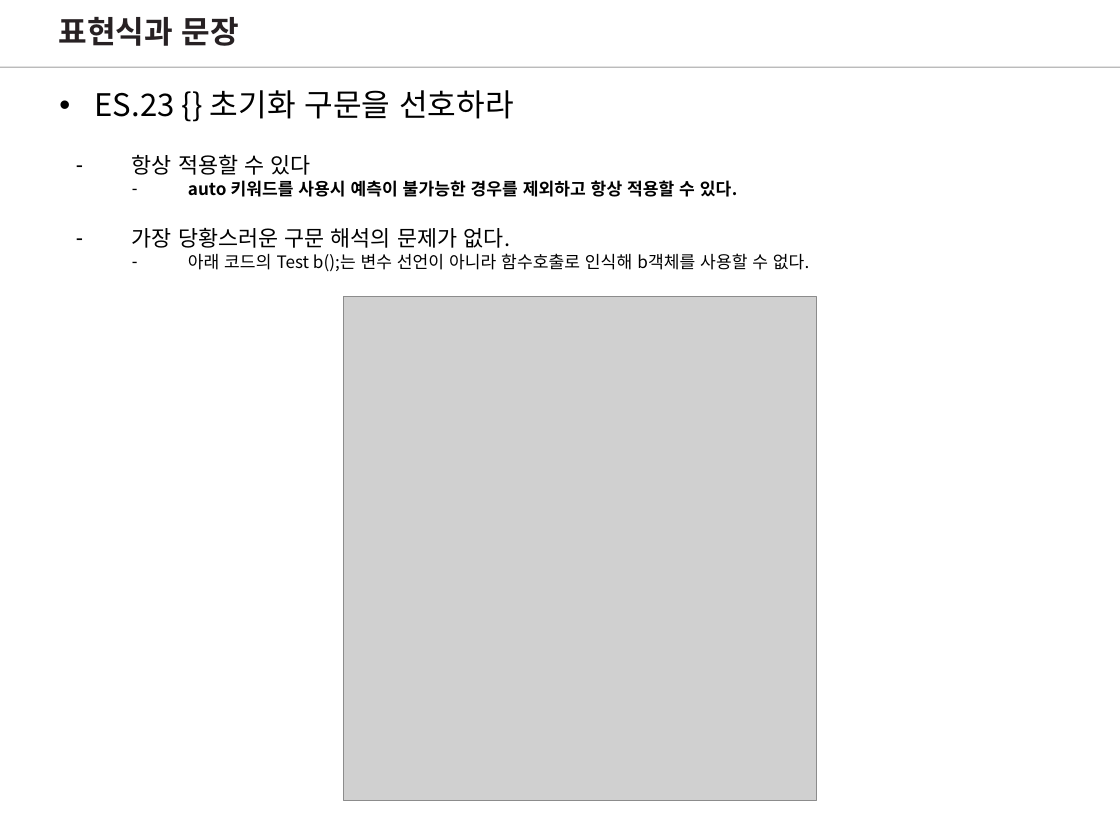
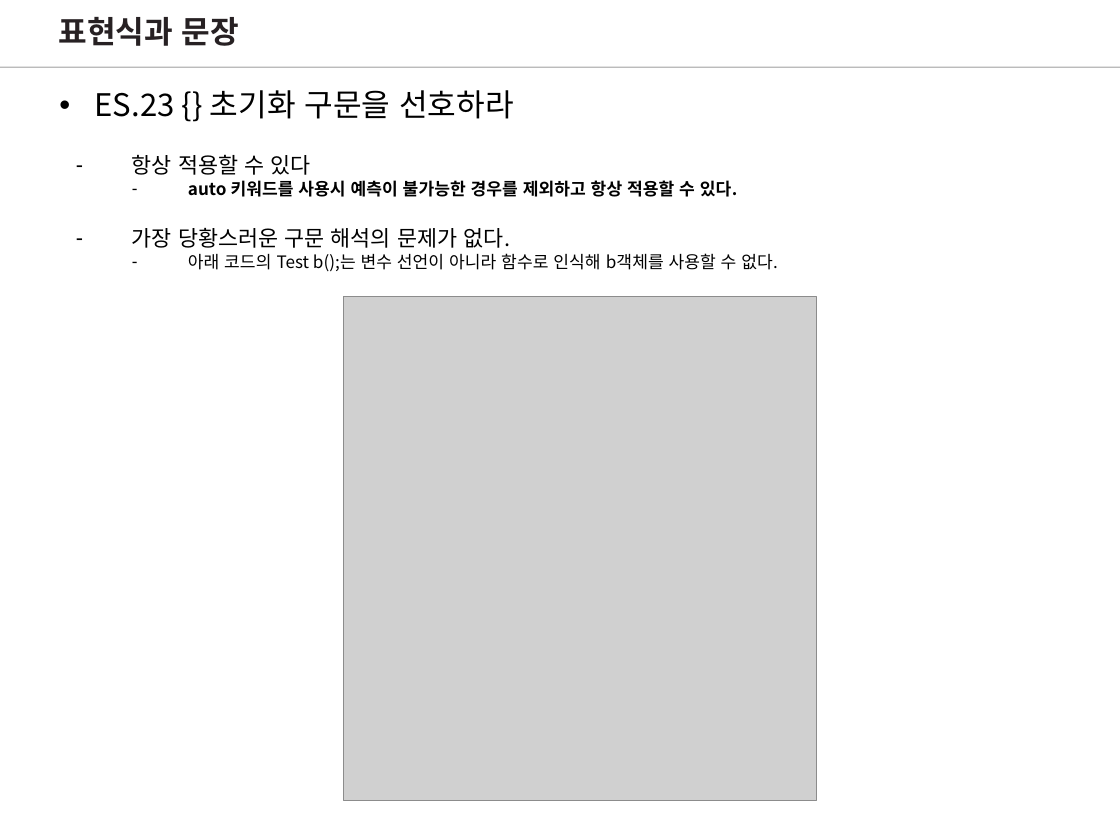
Before and after one commit to wjdgh2910a/CPP_Core_Guidelines_Study, a slide deck: slide 7 of CoreGuideLinesStudy_3.pptx. Drawn at 1120x840 pixels with LibreOffice and Linux fonts; fonts in the diff are those of the drawing; grey boxes stand for pictures. Boxes give left, top, right and bottom in pixels: in the first picture for what was removed or moved away, otherwise in the second. Text is boxed around its words. In the diff, an @@ line names an element or a change of style, - is before the commit and + after.

```diff
--- a/CoreGuideLinesStudy_3.pptx
+++ b/CoreGuideLinesStudy_3.pptx
@@ text at box(188, 253, 778, 271): text changed @@
-  – 아래 코드의 Test b();는 변수 선언이 아니라 함수호출로 인식해 b객체를 사용할 수 없다.
+  – 아래 코드의 Test b();는 변수 선언이 아니라 함수로 인식해 b객체를 사용할 수 없다.
```
Also in this commit, not shown: 1 slide added, 2 other files.
